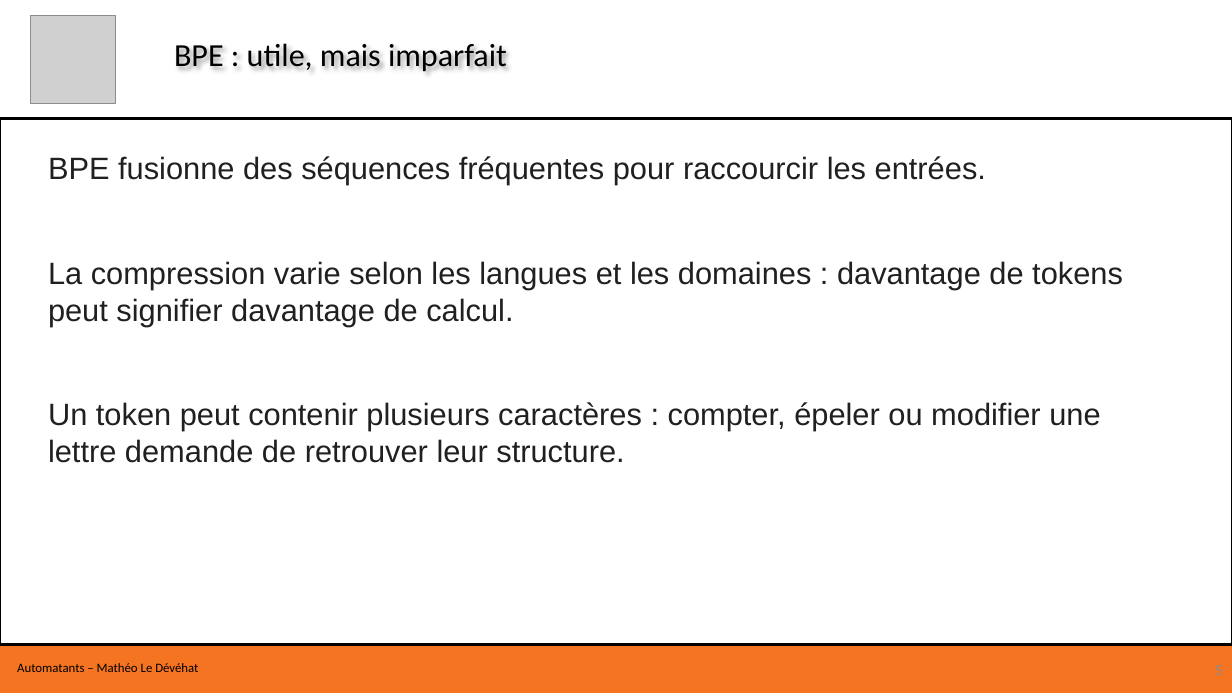
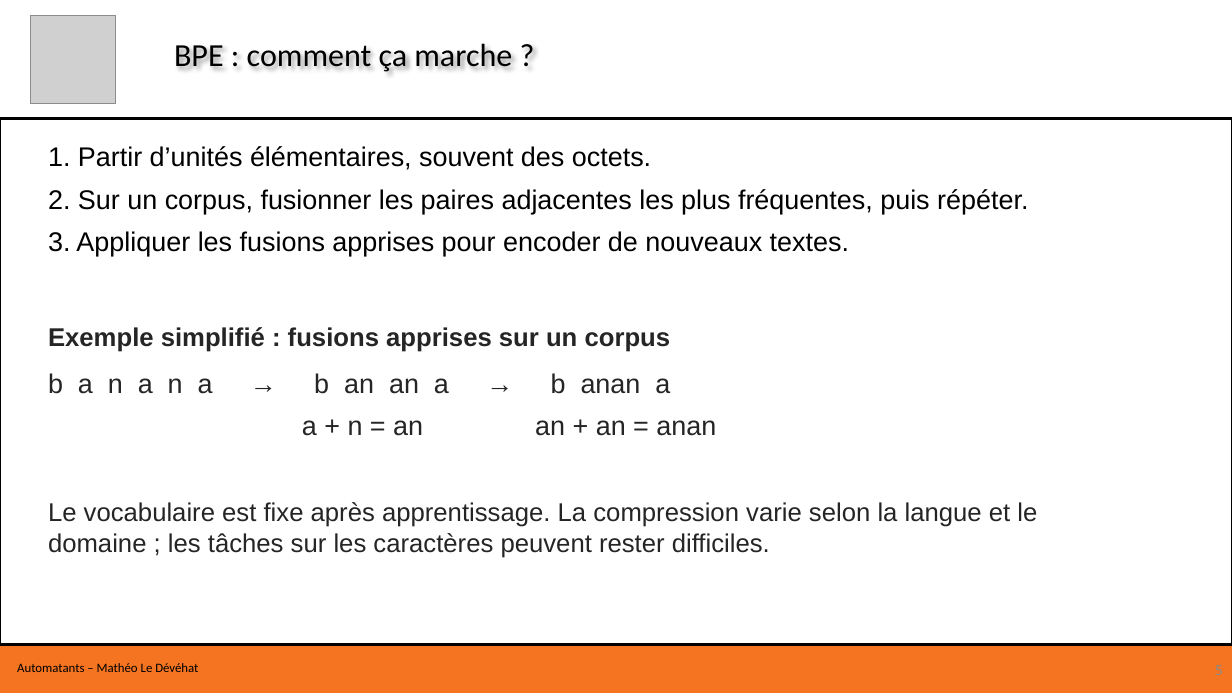
Before and after one commit to Flydexo/research, a slide deck: slide 5 of formation-hnet/Formation H-Net.pptx. Drawn at 1232x693 pixels with LibreOffice and Linux fonts; fonts in the diff are those of the drawing; grey boxes stand for pictures. Boxes give left, top, right and bottom in pixels: in the first picture for what was removed or moved away, otherwise in the second. Text is boxed around its words. In the diff, an @@ line names an element or a change of style, - is before the commit and + after.

```diff
--- a/formation-hnet/Formation H-Net.pptx
+++ b/formation-hnet/Formation H-Net.pptx
@@ text at [174,43,512,72]: text changed @@
-BPE : utile, mais imparfait
+BPE : comment ça marche ?
@@ text at [48,146,1028,256]: text changed; size 24 to 21 pt; text colour #202020 to #000000 @@
-BPE fusionne des séquences fréquentes pour raccourcir les entrées.
-La compression varie selon les langues et les domaines : davantage de tokens peut signifier davantage de calcul.
-Un token peut contenir plusieurs caractères : compter, épeler ou modifier une lettre demande de retrouver leur structure.
+1. Partir d’unités élémentaires, souvent des octets.
+2. Sur un corpus, fusionner les paires adjacentes les plus fréquentes, puis répéter.
+3. Appliquer les fusions apprises pour encoder de nouveaux textes.
@@ text added at [48,327,671,352], 20 pt, text #252525, bold @@
+Exemple simplifié : fusions apprises sur un corpus
@@ text added at [48,373,716,436], 21 pt, text #252525 @@
+b a n a n a → b an an a → b anan a
+a + n = an an + an = anan
@@ text added at [48,502,1037,558], 20 pt, text #252525 @@
+Le vocabulaire est fixe après apprentissage. La compression varie selon la langue et le domaine ; les tâches sur les caractères peuvent rester difficiles.
```
Also in this commit, not shown: 1 other file.
